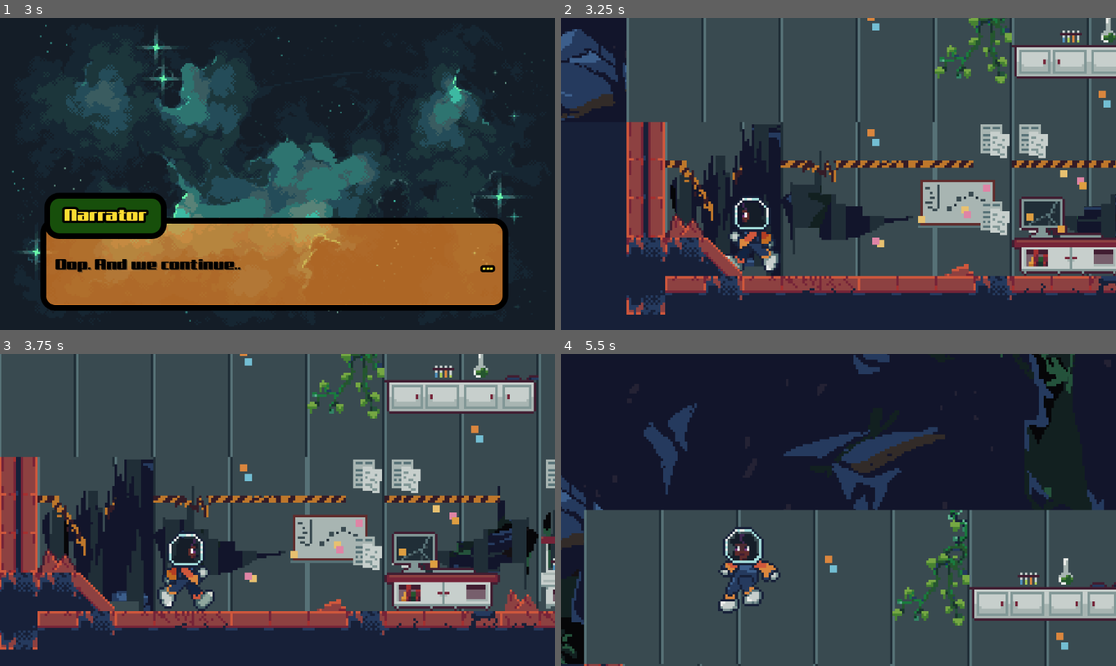
Above: before the commit, frames 1-4 (two rows, left to right).
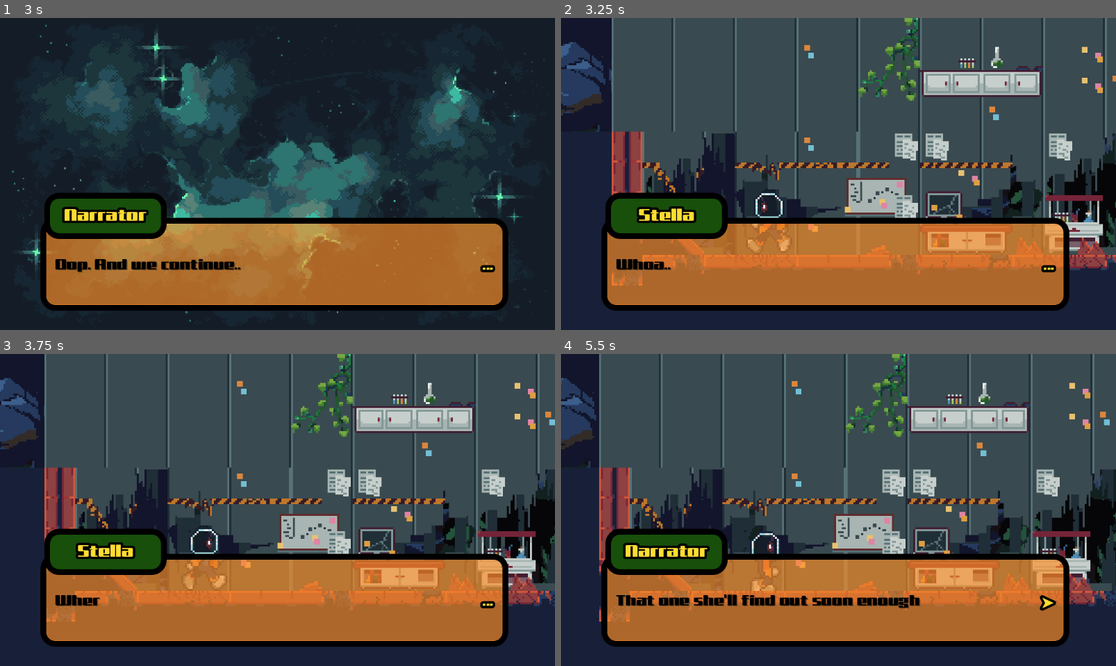
Above: after the commit, the same moments.

Repository: MikeyFJr/SpacedOut
Game: Godot game, scene res://Scenes/UI/menu_main.tscn
Two runs of this game, one before a commit and one after it. Both use one fixed random seed, a clock stepped at 60 frames per second and the inputs below.
Inputs:
- Up to frame 1 (3 s): click "Start >" at 0.5 s; tap Enter (ui_accept) at 1.25, 1.35, 2.3 s; hold Right (move_right) 1.28-2.78 s; tap W (jump) at 1.52, 2.27 s; tap Shift (boost) at 2.1 s; hold Left (move_left) from 2.78 s (still down); hold Down (fast_fall) from 2.78 s (still down)
- Up to frame 2 (3.25 s): keep holding Left (move_left); keep holding Down (fast_fall); tap Enter (ui_accept) at 3.05 s
- Up to frame 3 (3.75 s): release Left (move_left) at 3.53 s; release Down (fast_fall) at 3.53 s; hold Right (move_right) from 3.53 s (still down); tap Enter (ui_accept) at 3.6 s
- Up to frame 4 (5.5 s): tap W (jump) at 3.77, 4.52, 5.27 s; tap Enter (ui_accept) at 4.35, 5.3 s; release Right (move_right) at 5.03 s; hold Left (move_left) from 5.03 s (still down); tap Shift (boost) at 5.1 s

Frame 1 is identical in both runs. In frame 2, 54% of the frame differs, in the area x 0-100%, y 0-96%; in frame 3, 54%; in frame 4, 89%, in the area x 0-100%, y 0-100%.

Commit message:
Fixed textbox not stopping movement in main scene

Diff:
--- a/so-godot-project/Scenes/Characters/stella_main.tscn
+++ b/so-godot-project/Scenes/Characters/stella_main.tscn
@@ -98,7 +98,7 @@
 
 [node name="Camera2D" type="Camera2D" parent="."]
 position = Vector2(37, -43)
-zoom = Vector2(5, 5)
+zoom = Vector2(4, 4)
 
 [node name="PlayerAnimator" type="Node2D" parent="." node_paths=PackedStringArray("player_controller", "animation_player", "sprite")]
 script = ExtResource("2_f74gj")
--- a/so-godot-project/Scenes/Stages/World-1/Level-1/main_w_1_l_1.tscn
+++ b/so-godot-project/Scenes/Stages/World-1/Level-1/main_w_1_l_1.tscn
@@ -6,6 +6,7 @@
 [ext_resource type="Texture2D" uid="uid://cvsw7r83po4b4" path="res://Assets/Images/Backgrounds/underground_front_2.png" id="3_5dde7"]
 [ext_resource type="PackedScene" uid="uid://u36mbm1jhasr" path="res://Scenes/Characters/stella_main.tscn" id="4_hngv2"]
 [ext_resource type="TileSet" uid="uid://nxxl82gpqgad" path="res://Assets/Images/Tilesets/lab_tiles.tres" id="5_qcowo"]
+[ext_resource type="PackedScene" uid="uid://brht2rcan4mow" path="res://Scenes/UI/textbox.tscn" id="6_f6ub1"]
 
 [node name="main_w1_l1" type="Node2D"]
 script = ExtResource("1_rfusk")
@@ -42,6 +43,8 @@
 [node name="Stella" parent="." instance=ExtResource("4_hngv2")]
 position = Vector2(36, 176)
 
+[node name="Textbox" parent="." instance=ExtResource("6_f6ub1")]
+
 [node name="TileMap" type="TileMap" parent="."]
 tile_set = ExtResource("5_qcowo")
 format = 2
--- a/so-godot-project/Scripts/Managers/Global_state.gd
+++ b/so-godot-project/Scripts/Managers/Global_state.gd
@@ -2,3 +2,4 @@
 #Global to hold boosts, tracking item pickup, etc
 
 var boosts_available = 10
+var dialogue_active = false
--- a/so-godot-project/Scripts/Player/stella_script.gd
+++ b/so-godot-project/Scripts/Player/stella_script.gd
@@ -62,6 +62,9 @@
 func _physics_process(delta) -> void:
 	#anim_player.play("idle")
 	# Get inputs
+	#print("velocity:",velocity.y)
+	if GlobalState.dialogue_active:
+		return
 	horizontal_input = Input.get_axis("move_left", "move_right")
 	var jump_attempted := Input.is_action_just_pressed("jump")
 	var boost_attempted :=Input.is_action_just_pressed("boost")
--- a/so-godot-project/Scripts/UI/main_w_1_l_1.gd
+++ b/so-godot-project/Scripts/UI/main_w_1_l_1.gd
@@ -1,4 +1,15 @@
 extends Node2D
+@onready var textbox = $Textbox
 
 func _ready():
 	AudioController.play_game_music()
+	textbox.queue_text(["Whoa....","Stella"])
+	textbox.queue_text(["Where am I?","Stella"])
+	textbox.queue_text(["That one she'll find out soon enough","Narrator"])
+	textbox.queue_text(["Nothing to do but look around then.","Stella"])
+	textbox.queue_text(["Here we go.","Stella"])
+	textbox.show_textbox()
+	textbox.connect("text_finished", _on_text_finished)
+
+func _on_text_finished():
+	textbox.hide_textbox()
--- a/so-godot-project/Scripts/UI/textbox.gd
+++ b/so-godot-project/Scripts/UI/textbox.gd
@@ -36,6 +36,7 @@
 		State.READY:
 			if !text_queue.is_empty():
 				display_text()
+				#get_tree().paused = true
 
 		State.READING:
 			if Input.is_action_just_pressed("ui_accept"):
@@ -53,8 +54,10 @@
 					hide_textbox()
 
 func hide_textbox():
+	GlobalState.dialogue_active = false
 	end_symbol.text=""
 	label.text = ""
+	#get_tree().paused = false
 	textbox_container.hide()
 	speaker_container.hide()
 
@@ -66,6 +69,7 @@
 	speaker_container.show()
 
 func display_text():
+	GlobalState.dialogue_active = true
 	tween = get_tree().create_tween()
 	var next = text_queue.pop_front()
 	var next_text = next[0]
Not shown: 1 places in so-godot-project/Scenes/Stages/World-1/Level-1/main_w_1_l_1.tscn that only renumber resources
